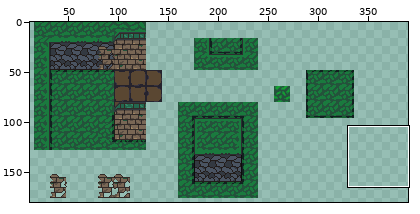
Two versions of one sprite sheet, Assets/Images/OutsideTileset.png. The picture above shows the old version from afar; the outline marks the close-up.
Close-up. Before the commit:
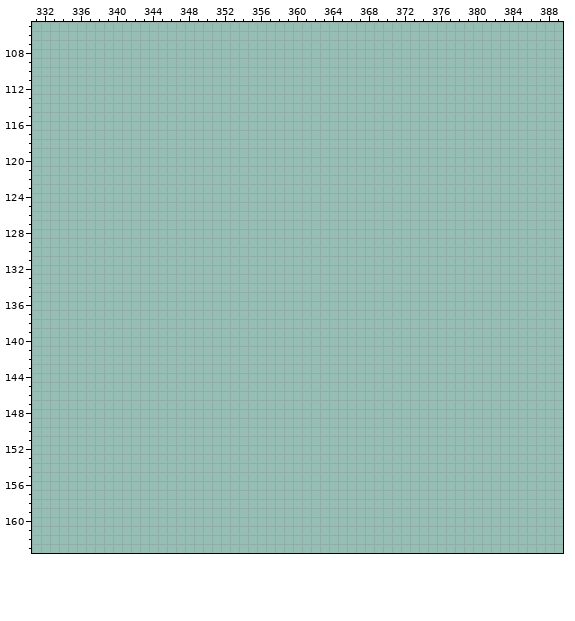
The file is 448x192 pixels. Shown: x 331..389, y 105..163. The wide view leaves out empty margins. The commit also changed other parts of the picture, which this record leaves out.
The same view after the edit:
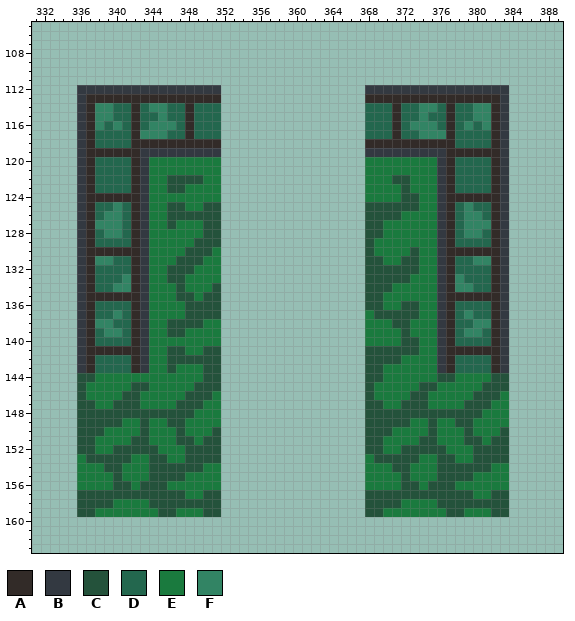
Palette (. is transparent): A #322b28  B #333941  C #24523b  D #23674e  E #1a7a3e  F #328464
Changes in this commit:
y 112: x 336..351 ................ -> BBBBBBBBBBBBBBBB; x 368..383 ................ -> BBBBBBBBBBBBBBBB
y 113: x 336..351 ................ -> BAAAAAAAAAAAAAAA; x 368..383 ................ -> AAAAAAAAAAAAAAAB
y 114: x 336..351 ................ -> BAFFDDADFFDDADDD; x 368..383 ................ -> DDDADDFFDADDFFAB
y 115: x 336..351 ................ -> BAFFDDADDFDDADDD; x 368..383 ................ -> DDDADDFDDADDFFAB
y 116: x 336..351 ................ -> BAFDFDADFFFDADDD; x 368..383 ................ -> DDDADFFFDADFDFAB
y 117: x 336..351 ................ -> BADDDDAFFFDDADDD; x 368..383 ................ -> DDDADDFFFADDDDAB
y 118: x 336..351 ................ -> BADDDDAAAAAAAAAA; x 368..383 ................ -> AAAAAAAAAADDDDAB
y 119: x 336..351 ................ -> BAAAAAABBBBBBBBB; x 368..383 ................ -> BBBBBBBBBAAAAAAB
y 120..121: x 336..351 ................ -> BADDDDABEEEEEEEE; x 368..383 ................ -> EEEEEEEEBADDDDAB
y 122: x 336..351 ................ -> BADDDDABEECCCCEE; x 368..383 ................ -> EEECCEEEBADDDDAB
y 123: x 336..351 ................ -> BADDDDABEECCEEEE; x 368..383 ................ -> EEEECEEEBADDDDAB
y 124: x 336..351 ................ -> BAAAAAABEEEEEEEE; x 368..383 ................ -> EEEECCEEBAAAAAAB
y 125: x 336..351 ................ -> BADDFDABEECCEECC; x 368..383 ................ -> CCCCCCEEBADFDDAB
y 126: x 336..351 ................ -> BADFFDABEECCCCCC; x 368..383 ................ -> CCCCEEEEBADFFDAB
y 127: x 336..351 ................ -> BAFFFDABEECEEECC; x 368..383 ................ -> CCEEEEEEBADFFFAB
y 128: x 336..351 ................ -> BADFFDABEEEEEECC; x 368..383 ................ -> CCEEEEEEBADFFDAB
y 129: x 336..351 ................ -> BADDDDABEEEEECCC; x 368..383 ................ -> CEEEEEEEBADDDDAB
y 130: x 336..351 ................ -> BAAAAAABEEEECCCE; x 368..383 ................ -> CEEEECEEBAAAAAAB
y 131: x 336..351 ................ -> BAFFDDABEEECCCEE; x 368..383 ................ -> CCEECCEEBADDFFAB
y 132: x 336..351 ................ -> BADDDDABEECCCEEE; x 368..383 ................ -> CCCCCCEEBADDDDAB
y 133: x 336..351 ................ -> BADDDFABEECCEEEE; x 368..383 ................ -> CCCCCEEEBAFDDDAB
y 134: x 336..351 ................ -> BADDFFABEEECEEEC; x 368..383 ................ -> CCCEEEEEBAFFDDAB
y 135: x 336..351 ................ -> BAAAAAABEEECCECC; x 368..383 ................ -> CCEEEEEEBAAAAAAB
y 136: x 336..351 ................ -> BADDDDABEEEECCCC; x 368..383 ................ -> CCEECCEEBADDDDAB
y 137: x 336..351 ................ -> BADDFDABEEEECCCC; x 368..383 ................ -> ECCCCCEEBADFDDAB
y 138: x 336..351 ................ -> BAFFDDABEECCCCEE; x 368..383 ................ -> EEECCEEEBADDFFAB
y 139: x 336..351 ................ -> BADFFDABEECCEEEE; x 368..383 ................ -> EEEECEEEBADFFDAB
y 140: x 336..351 ................ -> BADDDDABEEEEEEEE; x 368..383 ................ -> EEEECCEEBADDDDAB
y 141: x 336..351 ................ -> BAAAAAABEECCEECC; x 368..383 ................ -> CCCCCCEEBAAAAAAB
y 142: x 336..351 ................ -> BADDDDABEECCCCCC; x 368..383 ................ -> CCCCEEEEBADDDDAB
y 143: x 336..351 ................ -> BADDDDABEECEEECC; x 368..383 ................ -> CCEEEEEEBADDDDAB
y 144: x 336..351 ................ -> CCEEEEEEEEEEEECC; x 368..383 ................ -> CCEEEEEECCEEEECC
y 145: x 336..351 ................ -> CEEEEECCEEEEECCC; x 368..383 ................ -> CEEEEECCEEEEECCC
y 146: x 336..351 ................ -> CEEEECCEEEEECCCE; x 368..383 ................ -> CEEEECCEEEEECCCE
y 147: x 336..351 ................ -> CCEECCCEEEECCCEE; x 368..383 ................ -> CCEECCCEEEECCCEE
y 148: x 336..351 ................ -> CCCCCCCCCCCCCEEE; x 368..383 ................ -> CCCCCCCCCCCCCEEE
y 149: x 336..351 ................ -> CCCCCEECEECCEEEE; x 368..383 ................ -> CCCCCEECEECCEEEE
y 150: x 336..351 ................ -> CCCEEEECEEECEEEC; x 368..383 ................ -> CCCEEEECEEECEEEC
y 151: x 336..351 ................ -> CCEEEECCEEECCECC; x 368..383 ................ -> CCEEEECCEEECCECC
y 152: x 336..351 ................ -> CCEECCCCCEEECCCC; x 368..383 ................ -> CCEECCCCCEEECCCC
y 153: x 336..351 ................ -> ECCCCCEECCEECCCC; x 368..383 ................ -> ECCCCCEECCEECCCC
y 154: x 336..351 ................ -> EEECCEEECCCCCCEE; x 368..383 ................ -> EEECCEEECCCCCCEE
y 155: x 336..351 ................ -> EEEECEEECCCCEEEE; x 368..383 ................ -> EEEECEEECCCCEEEE
y 156: x 336..351 ................ -> EEEECCECCCEEEEEE; x 368..383 ................ -> EEEECCECCCEEEEEE
y 157: x 336..351 ................ -> CCCCCCCCCCCCEECC; x 368..383 ................ -> CCCCCCCCCCCCEECC
y 158: x 336..351 ................ -> CCCCEEEECCCCCCCC; x 368..383 ................ -> CCCCEEEECCCCCCCC
y 159: x 336..351 ................ -> CCEEEEEEECCEEECC; x 368..383 ................ -> CCEEEEEEECCEEECC
Where, in picture pixels (left, top, right, bottom), the same in both close-ups:
added: (77, 85, 221, 517)
added: (365, 85, 509, 517)
